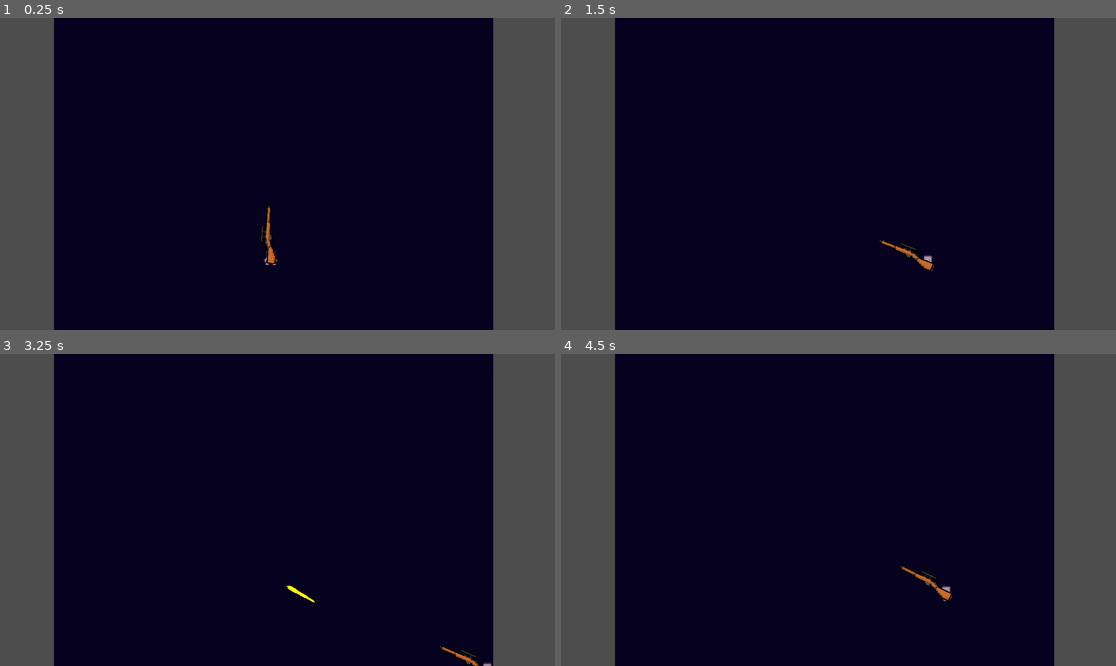
Above: before the commit, frames 1-4 (two rows, left to right).
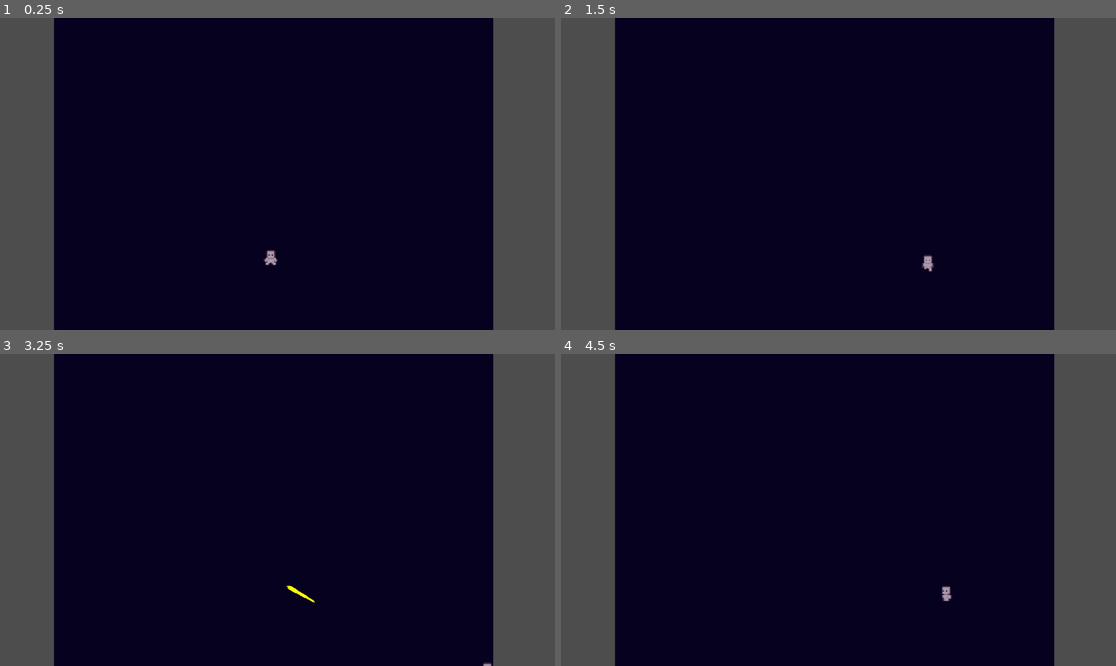
Above: after the commit, the same moments.

Repository: MettallicOnyx/Boss-Rush-Jam-Project
Game: Godot game, scene res://scenes/boss_rush_jam.tscn
Two runs of this game, one before a commit and one after it. Both use one fixed random seed, a clock stepped at 60 frames per second and the inputs below.
Inputs (mouse positions are in pixels of both pictures, inside the frame that each line leads up to):
- Up to frame 1 (0.25 s): no input
- Up to frame 2 (1.5 s): tap Enter (ui_accept) at 0.5, 0.77 s; move the mouse to (960, 158) at 0.52 s; hold D (right) 0.53-1.28 s; click (960, 158) at 0.6 s; move the mouse to (727, 189) at 1.27 s; hold S (down) from 1.28 s (still down); tap F at 1.35 s
- Up to frame 3 (3.25 s): tap Enter (ui_accept) at 1.52, 2.75, 3.02 s; move the mouse to (333, 441) at 2.02 s; release S (down) at 2.03 s; hold D (right) 2.03-2.78 s; hold Q 2.03-2.78 s; move the mouse to (249, 572) at 2.77 s; hold W (up) from 2.78 s (still down); tap Space at 2.85 s; click (249, 572) at 2.92 s
- Up to frame 4 (4.5 s): move the mouse to (1005, 556) at 3.52 s; release W (up) at 3.53 s; hold A (left) from 3.53 s (still down); click (1005, 556) at 3.6 s; tap Enter (ui_accept) at 3.77 s; move the mouse to (672, 463) at 4.27 s; tap F at 4.35 s

The runs differ from the first frame. In frame 1, 0.2% of the frame differs, in the area x 46-50%, y 59-79%; in frame 2, 0.2%; in frame 3, 0.2%; in frame 4, 0.2%.

Commit message:
added animation handler, changed movevement logic

Diff:
--- a/scenes/boss_rush_jam.tscn
+++ b/scenes/boss_rush_jam.tscn
@@ -107,4 +107,5 @@
 scale = Vector2(2.42678, 2.40823)
 
 [node name="Gun" parent="Player" instance=ExtResource("2_6aj4j")]
+visible = false
 position = Vector2(0.511621, 2.57774)
--- a/scenes/player.tscn
+++ b/scenes/player.tscn
@@ -165,9 +165,10 @@
 [sub_resource type="CircleShape2D" id="CircleShape2D_a66cc"]
 radius = 5.0
 
-[node name="Player" type="CharacterBody2D"]
+[node name="Player" type="CharacterBody2D" node_paths=PackedStringArray("animation_player")]
 scale = Vector2(3.90926, 3.87938)
 script = ExtResource("1_lloie")
+animation_player = NodePath("AnimatedSprite2D")
 
 [node name="AnimatedSprite2D" type="AnimatedSprite2D" parent="."]
 sprite_frames = SubResource("SpriteFrames_7x6wh")
--- a/scripts/player.gd
+++ b/scripts/player.gd
@@ -2,46 +2,41 @@
 
 @export var speed = 300
 @export var accel = 10
+@export var animation_player : AnimatedSprite2D
 var current_dir = "none"
 
 @onready var gun: Node2D = $Gun
 
-@onready var anim_sprite: AnimatedSprite2D = $AnimatedSprite2D as AnimatedSprite2D
+func _physics_process(_delta: float) -> void:
+	var direction_x = Input.get_axis("left", "right")
+	var direction_y = Input.get_axis("up", "down")
+	var direction = Vector2(direction_x, direction_y)
 
-func _physics_process(_delta: float) -> void:
-	var direction: Vector2 = Input.get_vector("left", "right", "up", "down")
-
-
-	if Input.is_action_pressed("left"):
-		current_dir = "left"
-		$AnimatedSprite2D.flip_h = true
-		$AnimatedSprite2D.play("side_walk")
-	elif Input.is_action_pressed("right"):
-		current_dir = "right"
-		$AnimatedSprite2D.flip_h = false
-		$AnimatedSprite2D.play("side_walk")
+	if Input.is_action_pressed("left") && !direction_y:
+		handle_animation("left", true, "side_walk")
+	elif Input.is_action_pressed("right") && !direction_y:
+		handle_animation("right", false, "side_walk")
 	elif Input.is_action_pressed("up"):
-		current_dir = "up"
-		$AnimatedSprite2D.flip_h = true
-		$AnimatedSprite2D.play("back_walk")
+		handle_animation("up", true, "back_walk")
 	elif Input.is_action_pressed("down"):
-		current_dir = "down"
-		current_dir = "down"
-		$AnimatedSprite2D.flip_h = true
-		$AnimatedSprite2D.play("walk")
+		handle_animation("down", true, "walk")
 
 	if Input.is_action_just_released("left"):
-		$AnimatedSprite2D.play("side_idle")
+		animation_player.play("side_idle")
 	if Input.is_action_just_released("right"):
-		$AnimatedSprite2D.play("side_idle")
+		animation_player.play("side_idle")
 	if Input.is_action_just_released("up"):
-		$AnimatedSprite2D.play("back_idle")
+		animation_player.play("back_idle")
 	if Input.is_action_just_released("down"):
-		$AnimatedSprite2D.play("idle")
-
-
+		animation_player.play("idle")
 
 	velocity.x = move_toward(velocity.x, speed * direction.x, accel)
 	velocity.y = move_toward(velocity.y, speed * direction.y, accel)
 
 	move_and_slide()
+
+
+func handle_animation(direction, is_flipped, animation_name):
+		current_dir = direction
+		animation_player.flip_h = is_flipped
+		animation_player.play(animation_name)
